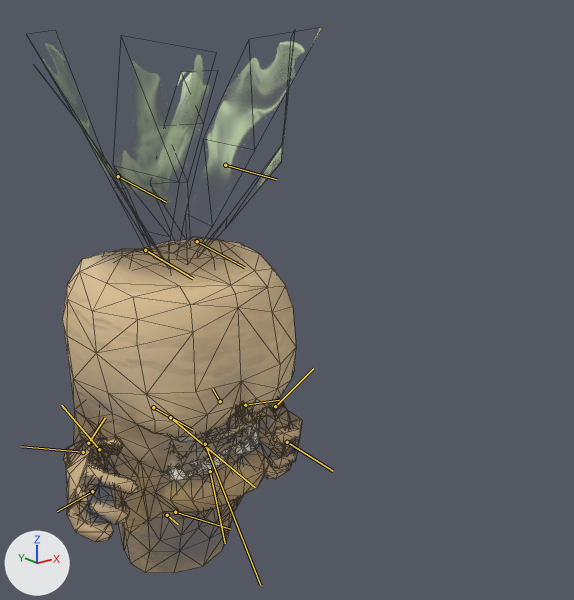
The FBX model Assets/Actors/NPC/Carrot/Carrot01.FBX as it was, and as the next commit left it.
Both versions are drawn from a 50 mm camera at (-1.84, -3.23, 2.51) aimed at (0.33, -0.51, 1.42). The lights are fixed; the arrows at lower left show +X, +Y and +Z. Both versions are drawn at frame 181 of the action 'Take 001'; the numbers are the values there. The bones that bend it are drawn over the model as lines. Mesh edges are drawn as thin lines.

Names of what the first picture shows: 'CarrotLeaves', 'CarrotMesh'.
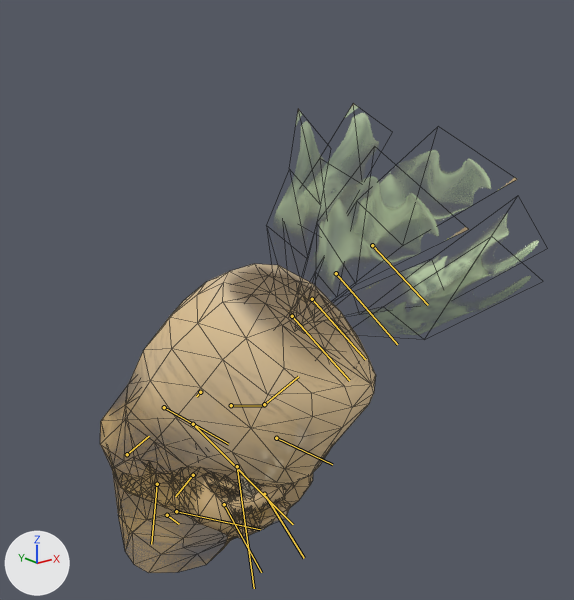
Where the change shows, as pixel boxes (x1, y1, x2, y2) in the pictures (574 x 600 px):
'CarrotMesh', posed (15% wider, 8% shorter): before (62, 238, 302, 573); after (100, 264, 376, 573)
'CarrotLeaves', posed (7% narrower): before (40, 27, 323, 260); after (276, 104, 539, 336)
bone 'Base HumanPelvis', root to tip: before (167, 515) to (178, 524); after (167, 515) to (179, 524)
bone 'Base HumanSpine', root to tip: before (175, 512) to (230, 529); after (176, 511) to (260, 529)
bone 'Base HumanRibcage', root to tip: before (153, 407) to (193, 430); after (164, 407) to (228, 444)
bone 'Base HumanLUpperarm', root to tip: before (220, 401) to (212, 388); after (200, 392) to (196, 396)
bone 'Base HumanLPalm', root to tip: before (245, 405) to (279, 400); after (231, 405) to (264, 406)
bone 'Base HumanLDigit11', root to tip: before (275, 406) to (313, 368); after (264, 404) to (298, 376)
bone 'Base HumanLDigit31', root to tip: before (287, 442) to (333, 471); after (276, 438) to (332, 464)
bone 'Base HumanRUpperarm', root to tip: before (88, 443) to (105, 418); after (127, 454) to (149, 436)
bone 'Base HumanRPalm', root to tip: before (83, 452) to (21, 446); after (157, 484) to (151, 544)
bone 'Base HumanRDigit11', root to tip: before (99, 449) to (61, 405); after (193, 475) to (175, 496)
bone 'Base HumanRDigit31', root to tip: before (92, 491) to (57, 511); after (224, 504) to (261, 572)
bone 'Base HumanLowerJaw', root to tip: before (210, 471) to (225, 543); after (264, 494) to (304, 558)
bone 'Base HumanHead', root to tip: before (170, 417) to (255, 487); after (193, 424) to (293, 524)
bone 'LLeaf01', root to tip: before (197, 241) to (244, 267); after (312, 299) to (365, 359)
bone 'LLeaf02', root to tip: before (225, 165) to (276, 179); after (372, 245) to (428, 305)
bone 'RLeaf01', root to tip: before (145, 250) to (193, 278); after (292, 316) to (349, 380)
bone 'RLeaf02', root to tip: before (118, 176) to (166, 202); after (336, 273) to (397, 344)
bone 'Base HumanRibcageBone003Bone003', root to tip: before (205, 444) to (260, 585); after (237, 466) to (254, 588)

The change in detail:
Bone 'Base HumanPelvis' (bone_base_humanpelvis) turns from (0, 0, 0) to (4, 0, 0) degrees about its own x, y and z.
Bone 'Base HumanSpine' (bone_base_humanspine) turns from (0, 0, 3) to (14, -3, 10) degrees about its own x, y and z.
Bone 'Base HumanRibcage' (bone_base_humanribcage) turns from (0, 0, -6) to (15, 0, 10) degrees about its own x, y and z.
Bone 'Base HumanLUpperarm' (bone_base_humanlupperarm) turns from (-31, 7, 39) to (0, 0, 59) degrees about its own x, y and z.
Bone 'Base HumanLUpperarm' (bone_base_humanlupperarm) is rescaled from (1.0, 1.0, 1.0) to (1.25, 1.0, 1.0).
Bone 'Base HumanLPalm' (bone_base_humanlpalm) turns from (45, 52, -6) to (-2, 24, -41) degrees about its own x, y and z.
Bone 'Base HumanLPalm' (bone_base_humanlpalm) is rescaled from (1.0, 1.0, 1.0) to (1.16, 0.96, 1.0).
Bone 'Base HumanLDigit11' (bone_base_humanldigit11) moves from (0.0, 0.0, 0.0) to (-1.9, 0.4, 4.8).
Bone 'Base HumanLDigit11' (bone_base_humanldigit11) turns from (0, 0, -28) to (3, 58, 3) degrees about its own x, y and z.
Bone 'Base HumanLDigit11' (bone_base_humanldigit11) is rescaled from (1.0, 1.0, 1.0) to (1.01, 1.0, 1.0).
Bone 'Base HumanLDigit31' (bone_base_humanldigit31) moves from (0.0, 0.0, 0.0) to (-8.3, -4.6, 0.2).
Bone 'Base HumanLDigit31' (bone_base_humanldigit31) turns from (-1, 5, -42) to (1, 0, -29) degrees about its own x, y and z.
Bone 'Base HumanLDigit31' (bone_base_humanldigit31) is rescaled from (1.0, 1.0, 1.0) to (1.23, 0.86, 1.0).
Bone 'Base HumanRUpperarm' (bone_base_humanrupperarm) turns from (35, -17, 41) to (0, 13, 61) degrees about its own x, y and z.
Bone 'Base HumanRUpperarm' (bone_base_humanrupperarm) is rescaled from (1.0, 1.0, 1.0) to (1.36, 1.0, 1.0).
Bone 'Base HumanRPalm' (bone_base_humanrpalm) turns from (-78, -42, -2) to (2, 0, -39) degrees about its own x, y and z.
Bone 'Base HumanRPalm' (bone_base_humanrpalm) is rescaled from (1.0, 1.0, 1.0) to (1.15, 0.96, 0.99).
Bone 'Base HumanRDigit11' (bone_base_humanrdigit11) moves from (0.0, 0.0, 0.0) to (-2.1, 0.5, -5.4).
Bone 'Base HumanRDigit11' (bone_base_humanrdigit11) turns from (-2, -18, -3) to (-4, -64, 5) degrees about its own x, y and z.
Bone 'Base HumanRDigit31' (bone_base_humanrdigit31) moves from (0.0, 0.0, 0.0) to (-9.3, -5.1, -0.2).
Bone 'Base HumanRDigit31' (bone_base_humanrdigit31) turns from (-3, -2, -18) to (12, -2, 1) degrees about its own x, y and z.
Bone 'Base HumanRDigit31' (bone_base_humanrdigit31) is rescaled from (1.0, 1.0, 1.0) to (1.23, 0.97, 1.0).
Bone 'Base HumanLowerJaw' (bone_base_humanlowerjaw) moves from (3.5, -17.7, 1.7) to (20.7, -20.4, 0.0).
Bone 'Base HumanLowerJaw' (bone_base_humanlowerjaw) turns from (5, 0, -6) to (0, 0, -54) degrees about its own x, y and z.
Bone 'Base HumanHead' (bone_base_humanhead) turns from (0, 0, 9) to (0, 0, 19) degrees about its own x, y and z.
Bone 'LLeaf01' (bone_lleaf01) turns from (2, 0, 4) to (-1, 0, 6) degrees about its own x, y and z.
Bone 'LLeaf02' (bone_lleaf02) turns from (0, 0, 0) to (-3, 0, 2) degrees about its own x, y and z.
Bone 'RLeaf01' (bone_rleaf01) turns from (0, 0, 5) to (-3, 0, 5) degrees about its own x, y and z.
Bone 'RLeaf02' (bone_rleaf02) turns from (0, 1, 5) to (-3, 1, 5) degrees about its own x, y and z.
Bone 'Base HumanRibcageBone003Bone003' (bone_base_humanribcagebone003bone003) turns from (6, 0, 7) to (0, 0, -7) degrees about its own x, y and z.
